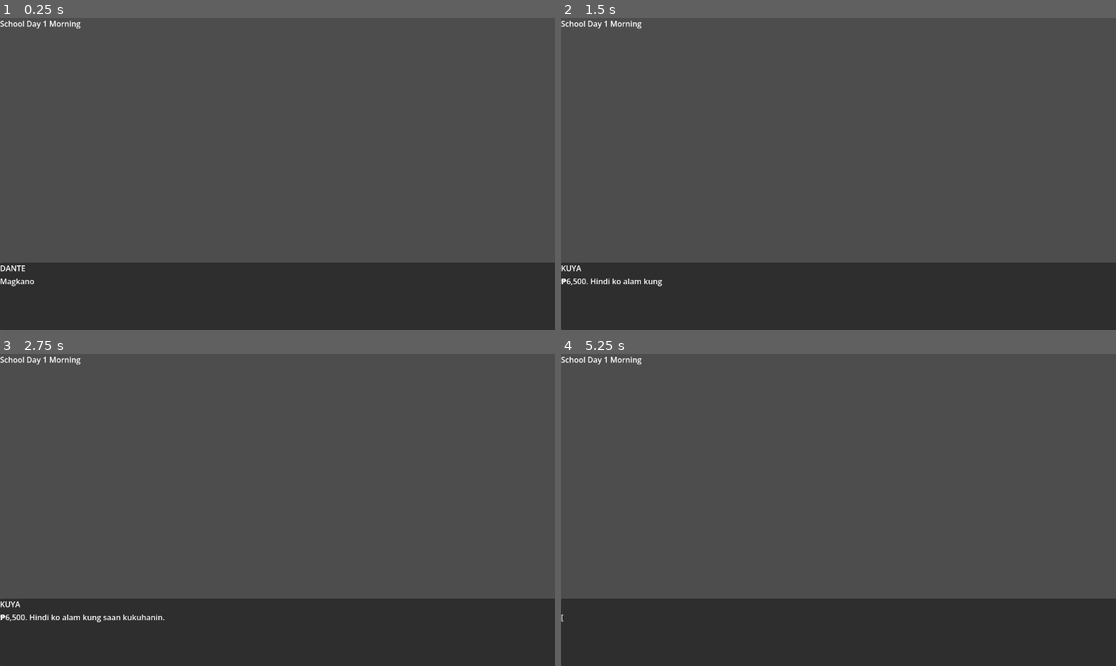
Above: before the commit, frames 1-4 (two rows, left to right).
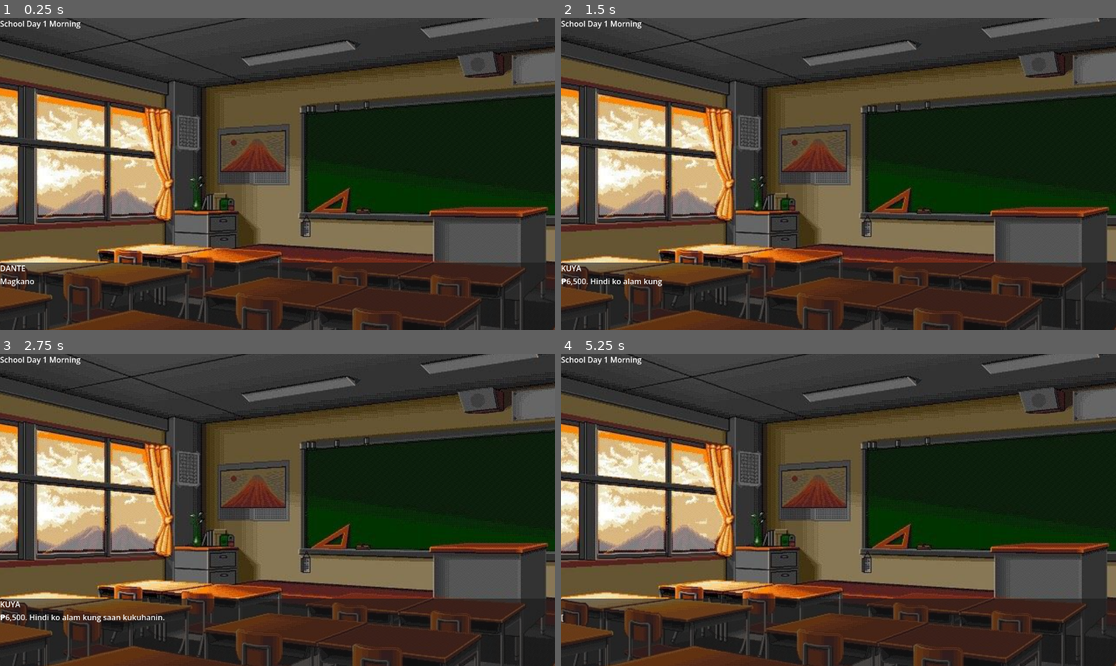
Above: after the commit, the same moments.

Repository: jbndct/After-School
Game: Godot game, scene res://scenes/school_day1.tscn
Same seed, same stepped clock (60 frames per second), same inputs: the game is played once before the commit and once after it. This scene is started directly instead of the project's main scene. The engine's default icon, where the game draws it, is replaced by a stand-in: a white triangle on a blue panel in a dark square.
Inputs (mouse positions are in pixels of both pictures, inside the frame that each line leads up to):
- Up to frame 1 (0.25 s): no input
- Up to frame 2 (1.5 s): tap Enter at 0.5 s; move the mouse to (960, 158) at 0.52 s; hold D (move_right) from 0.53 s (still down); click (960, 158) at 0.67 s; tap Space at 1.25 s; move the mouse to (727, 189) at 1.27 s
- Up to frame 3 (2.75 s): tap Enter at 2 s; move the mouse to (333, 441) at 2.02 s; release D (move_right) at 2.03 s; hold Left (move_left) from 2.03 s (still down)
- Up to frame 4 (5.25 s): tap Space at 2.75, 4.25 s; move the mouse to (810, 572) at 2.77 s; release Left (move_left) at 2.78 s; hold D (move_right) 2.78-4.28 s; click (810, 572) at 2.92 s; tap Enter at 3.5 s; move the mouse to (1005, 556) at 3.52 s; move the mouse to (672, 463) at 4.27 s; hold Left (move_left) 4.28-5.03 s; move the mouse to (866, 510) at 5.02 s; hold D (move_right) from 5.03 s (still down); click (866, 510) at 5.17 s

The runs differ from the first frame. In frame 1, 73% of the frame differs, in the area x 0-100%, y 0-100%; in frame 2, 73%; in frame 3, 72%; in frame 4, 73%.

Commit message:
Add temporary scene backgrounds and increase default bet
Add new background sprites (guard, registrar, room, school) and their Godot .import metadata. Update guardpost.tscn, registrar.tscn, room_day1.tscn, room_day2.tscn, and school_day1.tscn to include TextureRect nodes that use the new textures. Also bump current_bet in sugal_hub.gd from 100 to 1000.

Diff:
--- a/scenes/guardpost.tscn
+++ b/scenes/guardpost.tscn
@@ -1,10 +1,23 @@
 [gd_scene format=3 uid="uid://cbyis58ngqb3e"]
 
 [ext_resource type="Script" uid="uid://b4jjqkos2etca" path="res://scenes/guardpost.gd" id="1_prjcd"]
+[ext_resource type="Texture2D" uid="uid://cqs0qwt0t5usu" path="res://assets/sprites/guard.png" id="2_bmeke"]
 [ext_resource type="PackedScene" uid="uid://dxaohdi5dqwd2" path="res://scenes/DialogueBox.tscn" id="2_vhfco"]
 
 [node name="Guardpost" type="Node2D" unique_id=1493447812]
 script = ExtResource("1_prjcd")
+
+[node name="TextureRect" type="TextureRect" parent="." unique_id=1550692279]
+anchors_preset = 15
+anchor_right = 1.0
+anchor_bottom = 1.0
+offset_right = 1152.0
+offset_bottom = 648.0
+grow_horizontal = 2
+grow_vertical = 2
+texture = ExtResource("2_bmeke")
+expand_mode = 1
+stretch_mode = 6
 
 [node name="CanvasLayer" type="CanvasLayer" parent="." unique_id=557540539]
 
--- a/scenes/registrar.tscn
+++ b/scenes/registrar.tscn
@@ -1,10 +1,23 @@
 [gd_scene format=3 uid="uid://ct3ekaqasjvdv"]
 
 [ext_resource type="Script" uid="uid://4uunytyxforn" path="res://scenes/registrar.gd" id="1_3o05l"]
+[ext_resource type="Texture2D" uid="uid://30wdhg1uuvi6" path="res://assets/sprites/registrar.png" id="2_jkkpu"]
 [ext_resource type="PackedScene" uid="uid://dxaohdi5dqwd2" path="res://scenes/DialogueBox.tscn" id="2_kbss6"]
 
 [node name="Registrar" type="Node2D" unique_id=1493447812]
 script = ExtResource("1_3o05l")
+
+[node name="TextureRect" type="TextureRect" parent="." unique_id=652383376]
+anchors_preset = 15
+anchor_right = 1.0
+anchor_bottom = 1.0
+offset_right = 1152.0
+offset_bottom = 648.0
+grow_horizontal = 2
+grow_vertical = 2
+texture = ExtResource("2_jkkpu")
+expand_mode = 1
+stretch_mode = 6
 
 [node name="CanvasLayer" type="CanvasLayer" parent="." unique_id=557540539]
 
--- a/scenes/room_day1.tscn
+++ b/scenes/room_day1.tscn
@@ -2,9 +2,22 @@
 
 [ext_resource type="Script" uid="uid://xujsvpw8wr65" path="res://scenes/room_day_1.gd" id="1_gvyvb"]
 [ext_resource type="PackedScene" uid="uid://dxaohdi5dqwd2" path="res://scenes/DialogueBox.tscn" id="2_mmu0o"]
+[ext_resource type="Texture2D" uid="uid://dq8dunm84867p" path="res://assets/sprites/room.png" id="2_mo2d4"]
 
 [node name="RoomDay1" type="Node2D" unique_id=1493447812]
 script = ExtResource("1_gvyvb")
+
+[node name="TextureRect" type="TextureRect" parent="." unique_id=1969012613]
+anchors_preset = 15
+anchor_right = 1.0
+anchor_bottom = 1.0
+offset_right = 1152.0
+offset_bottom = 648.0
+grow_horizontal = 2
+grow_vertical = 2
+texture = ExtResource("2_mo2d4")
+expand_mode = 1
+stretch_mode = 6
 
 [node name="CanvasLayer" type="CanvasLayer" parent="." unique_id=557540539]
 
--- a/scenes/room_day2.tscn
+++ b/scenes/room_day2.tscn
@@ -2,9 +2,22 @@
 
 [ext_resource type="Script" uid="uid://k0ylcdrj5e8c" path="res://scenes/room_day_2.gd" id="1_nufqr"]
 [ext_resource type="PackedScene" uid="uid://dxaohdi5dqwd2" path="res://scenes/DialogueBox.tscn" id="2_8u6pf"]
+[ext_resource type="Texture2D" uid="uid://dq8dunm84867p" path="res://assets/sprites/room.png" id="2_fgf3h"]
 
 [node name="RoomDay2" type="Node2D" unique_id=1493447812]
 script = ExtResource("1_nufqr")
+
+[node name="TextureRect" type="TextureRect" parent="." unique_id=507635284]
+anchors_preset = 15
+anchor_right = 1.0
+anchor_bottom = 1.0
+offset_right = 1152.0
+offset_bottom = 648.0
+grow_horizontal = 2
+grow_vertical = 2
+texture = ExtResource("2_fgf3h")
+expand_mode = 1
+stretch_mode = 6
 
 [node name="CanvasLayer" type="CanvasLayer" parent="." unique_id=557540539]
 
--- a/scenes/school_day1.tscn
+++ b/scenes/school_day1.tscn
@@ -2,9 +2,22 @@
 
 [ext_resource type="Script" uid="uid://d0ixxeb8bu0tn" path="res://scenes/school_day_1.gd" id="1_e7t1i"]
 [ext_resource type="PackedScene" uid="uid://dxaohdi5dqwd2" path="res://scenes/DialogueBox.tscn" id="2_nntrm"]
+[ext_resource type="Texture2D" uid="uid://bgogh8c1rwsyn" path="res://assets/sprites/school.png" id="2_oq6bn"]
 
 [node name="SchoolDay1" type="Node2D" unique_id=1493447812]
 script = ExtResource("1_e7t1i")
+
+[node name="TextureRect" type="TextureRect" parent="." unique_id=381359362]
+anchors_preset = 15
+anchor_right = 1.0
+anchor_bottom = 1.0
+offset_right = 1152.0
+offset_bottom = 648.0
+grow_horizontal = 2
+grow_vertical = 2
+texture = ExtResource("2_oq6bn")
+expand_mode = 1
+stretch_mode = 6
 
 [node name="CanvasLayer" type="CanvasLayer" parent="." unique_id=557540539]
 
--- a/scenes/sugal_hub.gd
+++ b/scenes/sugal_hub.gd
@@ -13,7 +13,7 @@
 @onready var spin_button = $HBoxContainer/PanelContainer/VBoxContainer/SpinButton
 @onready var exit_button = $HBoxContainer/PanelContainer/VBoxContainer/ExitButton
 
-var current_bet: int = 100
+var current_bet: int = 1000
 var grid_nodes: Array = []
 var spin_total_win: int = 0
 
Binary file added: assets/sprites/guard.png
Not shown, added: assets/sprites/guard.png.import
Binary file added: assets/sprites/registrar.png
Not shown, added: assets/sprites/registrar.png.import
Binary file added: assets/sprites/room.png
Not shown, added: assets/sprites/room.png.import
Binary file added: assets/sprites/school.png
Not shown, added: assets/sprites/school.png.import
